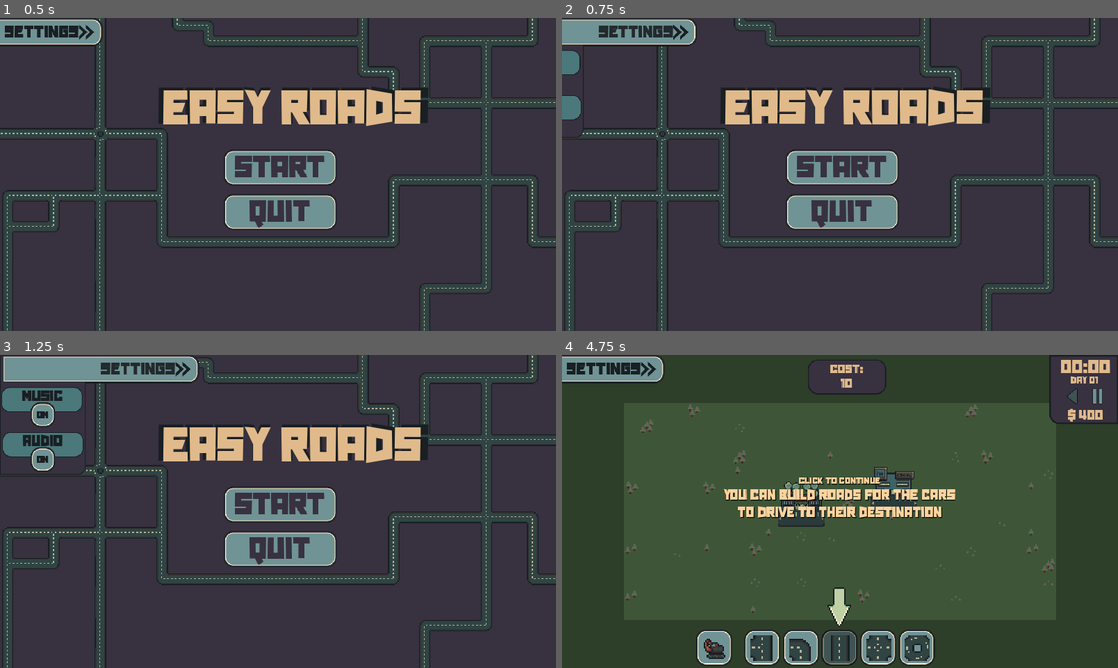
Above: before the commit, frames 1-4 (two rows, left to right).
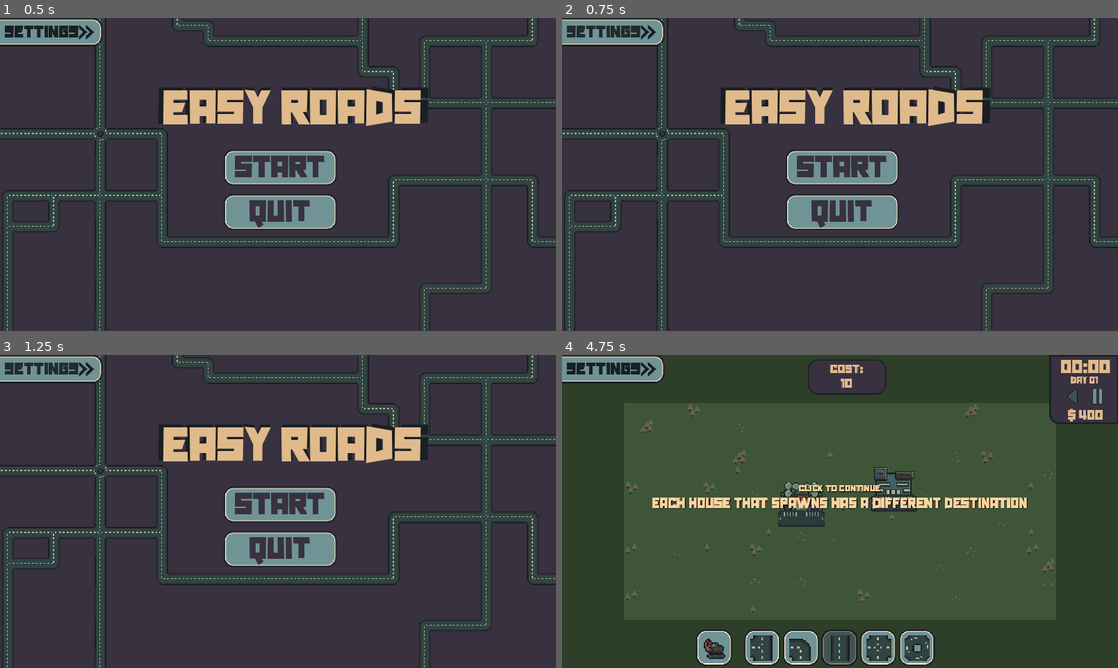
Above: after the commit, the same moments.

Repository: StixxyTape/Easy-Roads
Game: Godot game, scene res://Scenes/menu.tscn
Same seed, same stepped clock (60 frames per second), same inputs: the game is played once before the commit and once after it.
Inputs (mouse positions are in pixels of both pictures, inside the frame that each line leads up to):
- Up to frame 1 (0.5 s): no input
- Up to frame 2 (0.75 s): click "Settings" at 0.5 s
- Up to frame 3 (1.25 s): no input
- Up to frame 4 (4.75 s): click "Start" at 1.25 s; click (712, 649) at 2 s; click (762, 649) at 2.75 s; click (801, 649) at 3.5 s; click (840, 649) at 4.25 s

Frame 1 is identical in both runs. In frame 2, 1.4% of the frame differs, in the area x 0-25%, y 0-39%; in frame 3, 4.4%, in the area x 0-36%, y 0-39%; in frame 4, 4.3%.

Commit message:
Small tweaks + Camera controls

Diff:
--- a/Easy Roads/Scenes/bubble.tscn
+++ b/Easy Roads/Scenes/bubble.tscn
@@ -47,7 +47,7 @@
 "times": PackedFloat32Array(0, 1),
 "transitions": PackedFloat32Array(1, 1),
 "update": 0,
-"values": [Color(1, 1, 1, 0), Color(1, 1, 1, 0.705882)]
+"values": [Color(1, 1, 1, 0), Color(1, 1, 1, 0.588235)]
 }
 tracks/1/type = "value"
 tracks/1/imported = false
@@ -74,7 +74,7 @@
 "times": PackedFloat32Array(0),
 "transitions": PackedFloat32Array(1),
 "update": 0,
-"values": [Color(1, 1, 1, 1)]
+"values": [Color(1, 1, 1, 0.588235)]
 }
 tracks/1/type = "value"
 tracks/1/imported = false
@@ -97,6 +97,7 @@
 }
 
 [node name="Bubble" type="TextureProgressBar"]
+modulate = Color(1, 1, 1, 0.588235)
 z_index = 5
 layout_direction = 1
 anchors_preset = 8
--- a/Easy Roads/Scripts/Camera.gd
+++ b/Easy Roads/Scripts/Camera.gd
@@ -7,6 +7,20 @@
 	zoom = Vector2(2,2)
 
 func _process(delta):
+	if Input.is_action_just_pressed("Zoom In") and zoom < Vector2(3, 3):
+		print("Bruh")
+		zoom += Vector2.ONE * 0.1
+	if Input.is_action_just_pressed("Zoom Out") and zoom > Vector2(1.2, 1.2):
+		print("Bruh")
+		zoom -= Vector2.ONE * 0.1
+	if Input.is_action_pressed("Left") and position.x > -200:
+		position -= Vector2(5, 0)
+	if Input.is_action_pressed("Right") and position.x < 200:
+		position += Vector2(5, 0)
+	if Input.is_action_pressed("Up") and position.y > -200:
+		position -= Vector2(0, 5)
+	if Input.is_action_pressed("Down") and position.y < 200:
+		position += Vector2(0, 5)
 	# Smoothly interpolate between the current zoom and the target zoom
 	if Global.day == 4:
 		target_zoom = Vector2(1.7,1.7)
--- a/Easy Roads/Scripts/GridSystem.gd
+++ b/Easy Roads/Scripts/GridSystem.gd
@@ -348,11 +348,16 @@
 	if Input.is_action_pressed("Left Click") and !Global.overButton and Global.roadType != "":
 		if Global.roadType == "remove" and mouseTile not in buildings :
 			if dic.has(str(mouseTile)):
-				if dic[str(mouseTile)]["Type"] != "Trees":
+				if dic[str(mouseTile)]["Type"] == "Road" or dic[str(mouseTile)]["Type"] == "Grass":
 					dic.erase(str(mouseTile))
 					erase_cell(0, mouseTile)
 					erase_cell(2, mouseTile)
 					erase_cell(3, mouseTile)
+
+					var particles = buildParticles.instantiate()
+					particles.global_position = map_to_local(mouseTile)
+					particles.emitting = true
+					add_child(particles)
 			else:
 				erase_cell(0, mouseTile)
 				erase_cell(2, mouseTile)
--- a/Easy Roads/Scripts/Settings.gd
+++ b/Easy Roads/Scripts/Settings.gd
@@ -19,10 +19,10 @@
 		audioLabel.text = "Off"
 
 func _on_settings_button_pressed():
-	if open:
+	if open and !Global.tutorial:
 		open = false
 		anim.play("close")
-	else:
+	elif !open and !Global.tutorial:
 		open = true
 		anim.play("open")
 	AudioManager.PlaySound(selectSound)
--- a/Easy Roads/Scripts/TimeButton.gd
+++ b/Easy Roads/Scripts/TimeButton.gd
@@ -16,7 +16,7 @@
 		modulate = Color("fff")
 
 func _on_button_hovered():
-	if Global.time != action:
+	if Global.time != action and !Global.tutorial:
 		set_scale(currentScale + Vector2(0.1, 0.1))
 
 func _on_button_exit():
@@ -24,7 +24,7 @@
 		set_scale(currentScale)
 
 func _on_button_press():
-	if Global.time != action:
+	if Global.time != action and !Global.tutorial:
 		AudioManager.PlaySound(selectSound)
 		modulate = Color("8f8f8f")
 		set_scale(currentScale)
--- a/Easy Roads/Scripts/UI.gd
+++ b/Easy Roads/Scripts/UI.gd
@@ -7,6 +7,7 @@
 var minute_text : String = "00"
 var count : bool = false
 var tutorialCount : int = 0
+var counting : bool = false
 
 @onready var timeLabel : Label = $InfoBoard/Time
 @onready var dayLabel : Label = $InfoBoard/Day
@@ -34,7 +35,9 @@
 	tutorialLabel.text = ""
 
 func _process(_delta):
-	tutorialText()
+	if Global.tutorial:
+		tutorialText()
+
 	if Input.is_action_just_pressed("Left Click"):
 		tutorialCount += 1
 
@@ -73,9 +76,11 @@
 	priceLabel.text = str("Cost:\n", Global.currentPrice)
 
 func timeCounting():
-	while Global.time == "play":
+	while Global.time == "play" and !counting:
+		counting = true
 		minute += randi_range(5,15)
 		await  get_tree().create_timer(0.5).timeout
+		counting = false
 
 func tutorialText():
 	match tutorialCount:
@@ -84,38 +89,42 @@
 		1:
 			tutorialLabel.text = "It's your goal to manage this city"
 		2:
+			tutorialLabel.text = "Press WASD to move the camera."
+		3:
+			tutorialLabel.text = "Use the scroll wheel on your mouse to zoom in and out"
+		4:
 			tutorialLabel.text = "Each house that spawns has a different destination"
-		3:
+		5:
 			tutorialLabel.text = "These destination are the bigger structures on the map"
-		4:
+		6:
 			tutorialLabel.text = "You can build roads for the cars\nto drive to their destination"
 			roadArrow.visible = true
-		5:
+		7:
 			tutorialLabel.text = "Each road has a cost\nso be sure to have enough money to build"
-		6:
+		8:
 			tutorialLabel.text = "You can place roads with left click\n you can also hold down to place multiple at once"
-		7:
+		9:
 			tutorialLabel.text = "Roads can't be placed on trees"
-		8:
+		10:
 			tutorialLabel.text = "While holding left click\nyou can remove roads with also holding right click"
-		9:
+		11:
 			tutorialLabel.text = "If you misplaced a road\nyou can delete it with the remove button"
 			roadArrow.visible = false
 			removeArrow.visible = true
-		10:
+		12:
 			tutorialLabel.text = "Once the car reached it destination you get money\nand the house asks for a new destination"
 			removeArrow.visible = false
-		11:
+		13:
 			tutorialLabel.text = "Your money is shown in the top right\n you also see the time and day you're on"
 			infoArrow.visible = true
-		12:
+		14:
 			tutorialLabel.text = "You can also stop time if it gets too hectic"
-		13:
+		15:
 			tutorialLabel.text = "Don't let the cars wait or drive to long\n to reach their destination"
 			infoArrow.visible = false
-		14:
+		16:
 			tutorialLabel.text = "This was everything\nGood luck"
-		15:
+		17:
 			tutorialbgc.visible = false
 			tutorialLabel.visible = false
 			Global.tutorial = false
--- a/Easy Roads/Scripts/menuCar.gd
+++ b/Easy Roads/Scripts/menuCar.gd
@@ -60,7 +60,7 @@
 		queue_free()
 
 	# Move towards next position in path * speed
-	velocity = currentAgentPos.direction_to(nextPathPos) * Global.carSpeed * traffic
+	velocity = currentAgentPos.direction_to(nextPathPos) * 100 * traffic
 	move_and_slide()
 
 func _on_area_2d_area_entered(area):
--- a/Easy Roads/project.godot
+++ b/Easy Roads/project.godot
@@ -47,6 +47,36 @@
 "events": [Object(InputEventKey,"resource_local_to_scene":false,"resource_name":"","device":-1,"window_id":0,"alt_pressed":false,"shift_pressed":false,"ctrl_pressed":false,"meta_pressed":false,"pressed":false,"keycode":0,"physical_keycode":82,"key_label":0,"unicode":114,"echo":false,"script":null)
 ]
 }
+"Zoom In"={
+"deadzone": 0.5,
+"events": [Object(InputEventMouseButton,"resource_local_to_scene":false,"resource_name":"","device":-1,"window_id":0,"alt_pressed":false,"shift_pressed":false,"ctrl_pressed":false,"meta_pressed":false,"button_mask":8,"position":Vector2(145, 21),"global_position":Vector2(149, 64),"factor":1.0,"button_index":4,"canceled":false,"pressed":true,"double_click":false,"script":null)
+]
+}
+"Zoom Out"={
+"deadzone": 0.5,
+"events": [Object(InputEventMouseButton,"resource_local_to_scene":false,"resource_name":"","device":-1,"window_id":0,"alt_pressed":false,"shift_pressed":false,"ctrl_pressed":false,"meta_pressed":false,"button_mask":16,"position":Vector2(142, 12),"global_position":Vector2(146, 55),"factor":1.0,"button_index":5,"canceled":false,"pressed":true,"double_click":false,"script":null)
+]
+}
+Left={
+"deadzone": 0.5,
+"events": [Object(InputEventKey,"resource_local_to_scene":false,"resource_name":"","device":-1,"window_id":0,"alt_pressed":false,"shift_pressed":false,"ctrl_pressed":false,"meta_pressed":false,"pressed":false,"keycode":0,"physical_keycode":65,"key_label":0,"unicode":97,"echo":false,"script":null)
+]
+}
+Right={
+"deadzone": 0.5,
+"events": [Object(InputEventKey,"resource_local_to_scene":false,"resource_name":"","device":-1,"window_id":0,"alt_pressed":false,"shift_pressed":false,"ctrl_pressed":false,"meta_pressed":false,"pressed":false,"keycode":0,"physical_keycode":68,"key_label":0,"unicode":100,"echo":false,"script":null)
+]
+}
+Up={
+"deadzone": 0.5,
+"events": [Object(InputEventKey,"resource_local_to_scene":false,"resource_name":"","device":-1,"window_id":0,"alt_pressed":false,"shift_pressed":false,"ctrl_pressed":false,"meta_pressed":false,"pressed":false,"keycode":0,"physical_keycode":87,"key_label":0,"unicode":119,"echo":false,"script":null)
+]
+}
+Down={
+"deadzone": 0.5,
+"events": [Object(InputEventKey,"resource_local_to_scene":false,"resource_name":"","device":-1,"window_id":0,"alt_pressed":false,"shift_pressed":false,"ctrl_pressed":false,"meta_pressed":false,"pressed":false,"keycode":0,"physical_keycode":83,"key_label":0,"unicode":115,"echo":false,"script":null)
+]
+}
 
 [rendering]
 
